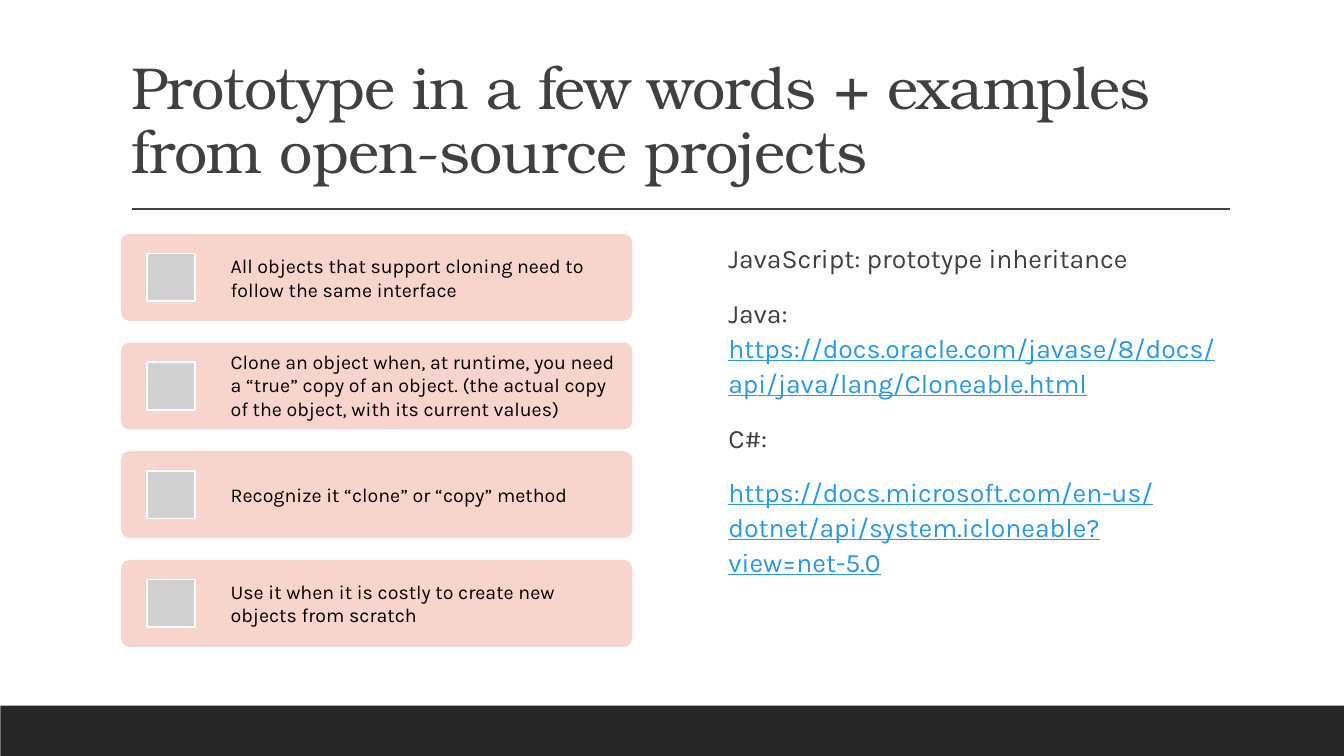
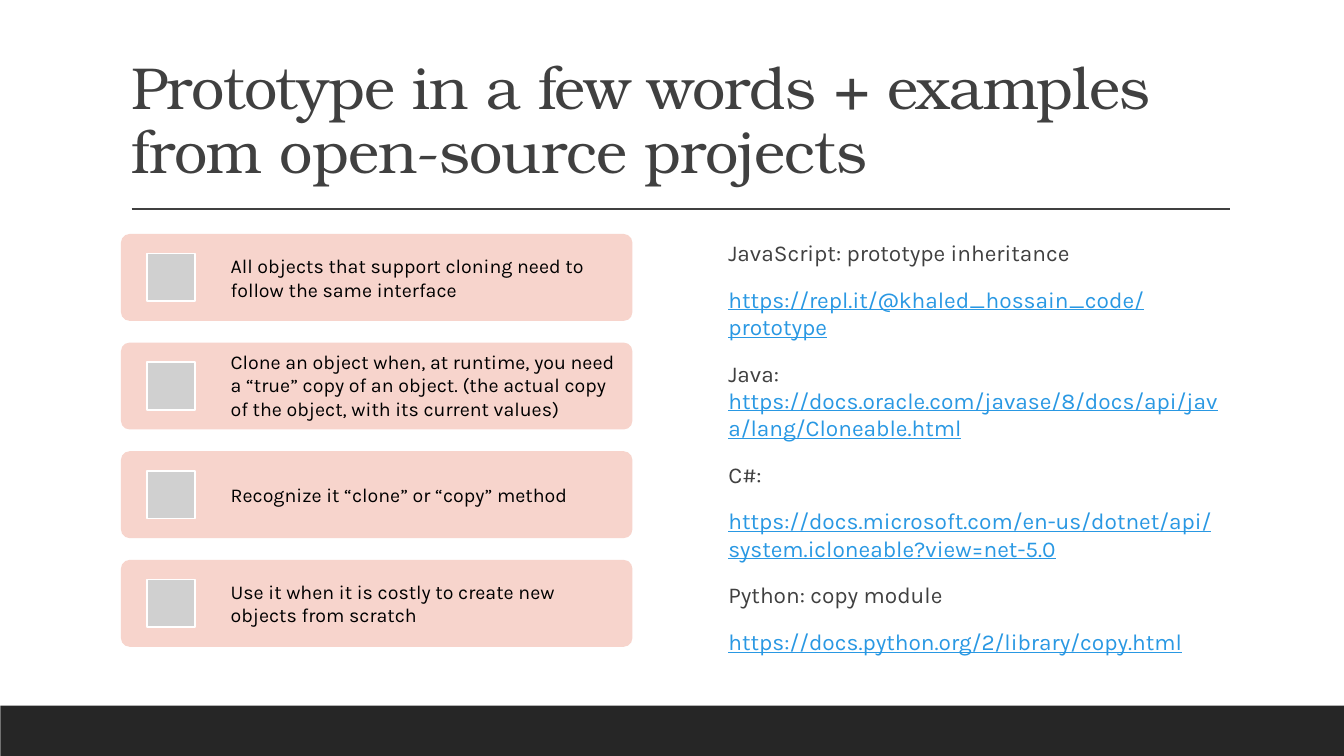
Before and after one commit to amturian/design-patterns, a slide deck: slide 14 of PPT Presentations/DesignPatterns-Lab1-CreationalPatterns.pptx. Drawn at 1344x756 pixels with LibreOffice and Linux fonts; fonts in the diff are those of the drawing; grey boxes stand for pictures. Boxes give left, top, right and bottom in pixels: in the first picture for what was removed or moved away, otherwise in the second. Text is boxed around its words. In the diff, an @@ line names an element or a change of style, - is before the commit and + after.

```diff
--- a/PPT Presentations/DesignPatterns-Lab1-CreationalPatterns.pptx
+++ b/PPT Presentations/DesignPatterns-Lab1-CreationalPatterns.pptx
@@ text at (x1=728, y1=245, x2=1217, y2=563): size 19 to 16.1 pt in "JavaScript: prototype inheritance", "Java: https://docs.oracle.com/javase/8/docs/api/java/lang/Cl ...", "C#:", "https://docs.microsoft.com/en-us/dotnet/api/system.icloneabl ..."; line spacing 1.1 to 1 @@
@@ text at (x1=728, y1=291, x2=1144, y2=341): paragraph added @@
+  https://repl.it/@khaled_hossain_code/prototype
@@ text at (x1=728, y1=587, x2=1182, y2=656): paragraphs added @@
+  Python: copy module
+  https://docs.python.org/2/library/copy.html
```
Also in this commit, not shown: 1 other slide changed, 1 other file.
